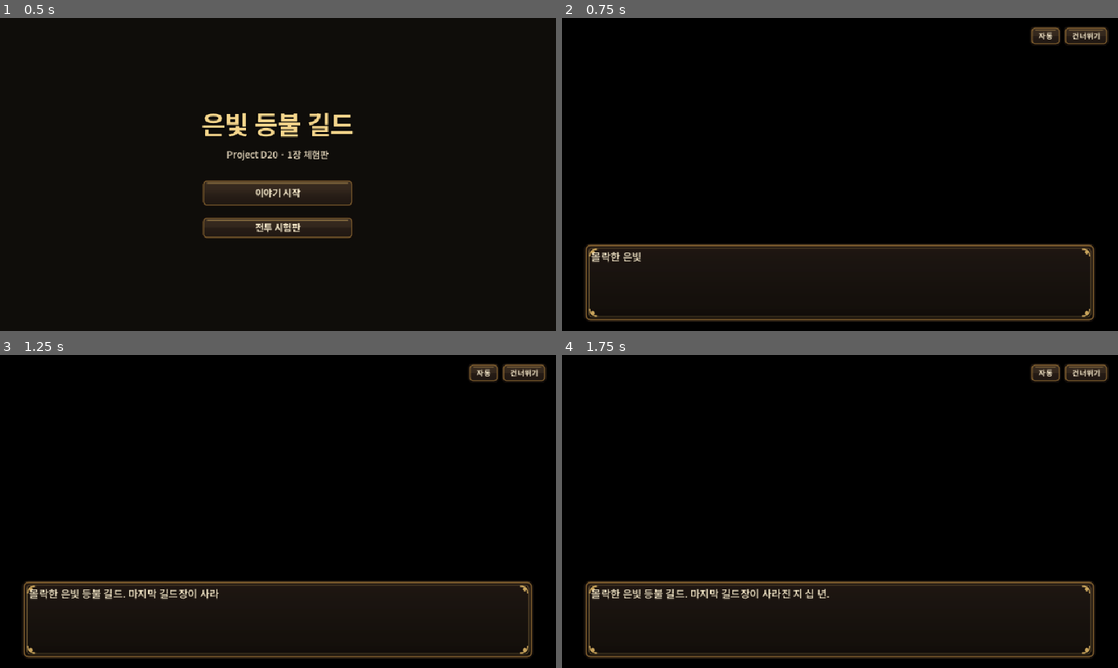
Above: before the commit, frames 1-4 (two rows, left to right).
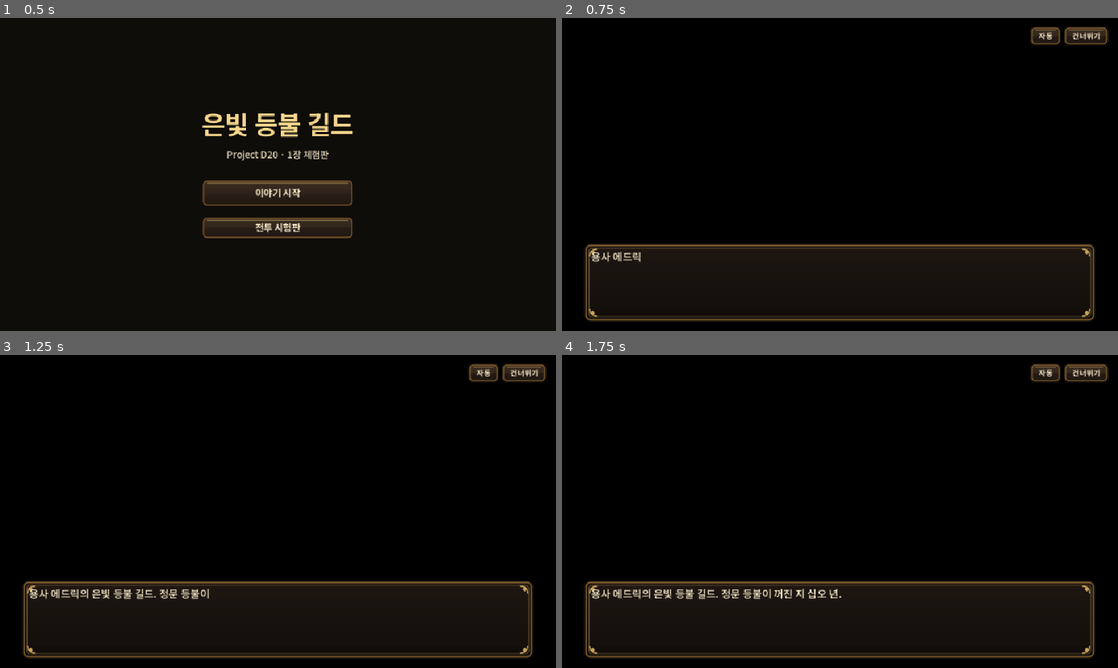
Above: after the commit, the same moments.

Repository: qruse/game
Game: Godot game, scene res://story.tscn
Same seed, same stepped clock (60 frames per second), same inputs: the game is played once before the commit and once after it.
Inputs:
- Up to frame 1 (0.5 s): no input
- Up to frame 2 (0.75 s): click "이야기 시작" at 0.5 s
- Up to frame 3 (1.25 s): no input
- Up to frame 4 (1.75 s): click "이야기 시작" at 1.25 s

Frame 1 is identical in both runs. In frame 2, 0.2% of the frame differs, in the area x 5-15%, y 74-79%; in frame 3, 0.7%; in frame 4, 0.9%, in the area x 5-51%, y 74-79%.

Commit message:
Docs: worldview core - peace after hero, monsters return, clerk guild master; lantern becomes a symbol
Co-Authored-By: Claude Opus 5.5 <noreply@anthropic.com>

Diff:
--- a/godot/scripts/story_defs.gd
+++ b/godot/scripts/story_defs.gd
@@ -19,7 +19,7 @@
 	"opening": {
 		"bg": "backgrounds/scene/bg_guildhall_ruined.png", "cg": "cg/cg_ch1_inheritance.png", "cg_lines": 3,
 		"lines": [
-			["", "", "몰락한 은빛 등불 길드. 마지막 길드장이 사라진 지 십 년."],
+			["", "", "용사 에드릭의 은빛 등불 길드. 정문 등불이 꺼진 지 십오 년."],
 			["lina", "neutral", "오셨군요. 이 열쇠, 이제 당신 겁니다."],
 			["lina", "smile", "오늘부터 당신이 단장입니다."],
 			["basil", "neutral", "유언장대로라면 이 폐허는 당신 것입니다. 빚까지 포함해서요."],
@@ -128,7 +128,8 @@
 			["lina", "smile", "해냈어요, 단장! 길드는 아직 살아 있어요."],
 			["martha", "positive", "오늘 밤 술은 내가 쏜다!"],
 			["basil", "positive", "…서류에 적어 두죠. '은빛 등불 길드, 첫 승리'."],
-			["", "", "그날 밤, 굳게 잠겨 있던 기록실 문틈으로 희미한 등불 빛이 새어 나왔다."],
+			["", "", "그날 밤, 단장은 십오 년 만에 정문 등불을 다시 켰다."],
+			["", "", "그리고 굳게 잠겨 있던 기록실 문틈으로도 희미한 빛이 새어 나왔다."],
 		],
 		"summary": "길드는 붉은 수염을 물리쳤다. 기록실의 봉인이 흔들렸다.",
 	},
Not shown, changed: docs/02-game-concept.md
Not shown, changed: docs/06-factions.md
Not shown, changed: docs/07-originality.md
Not shown, changed: docs/09-worldview-research.md
